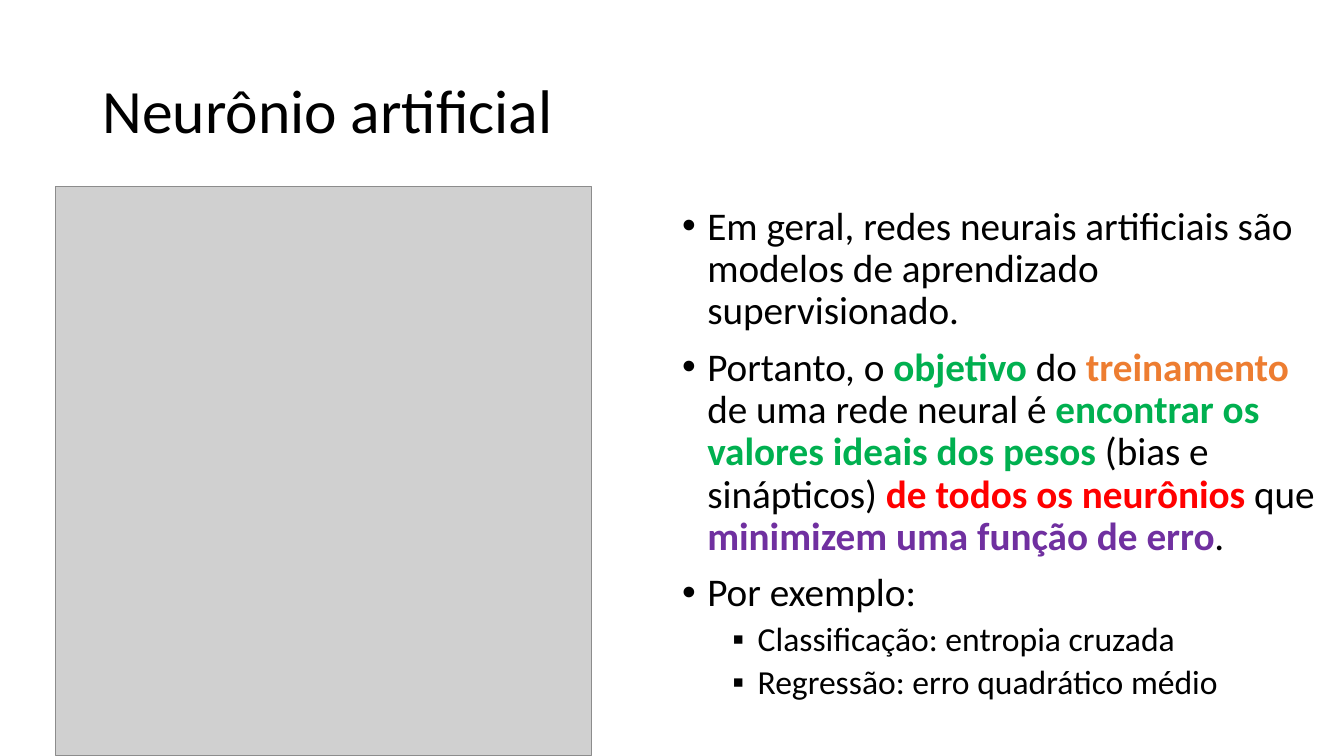
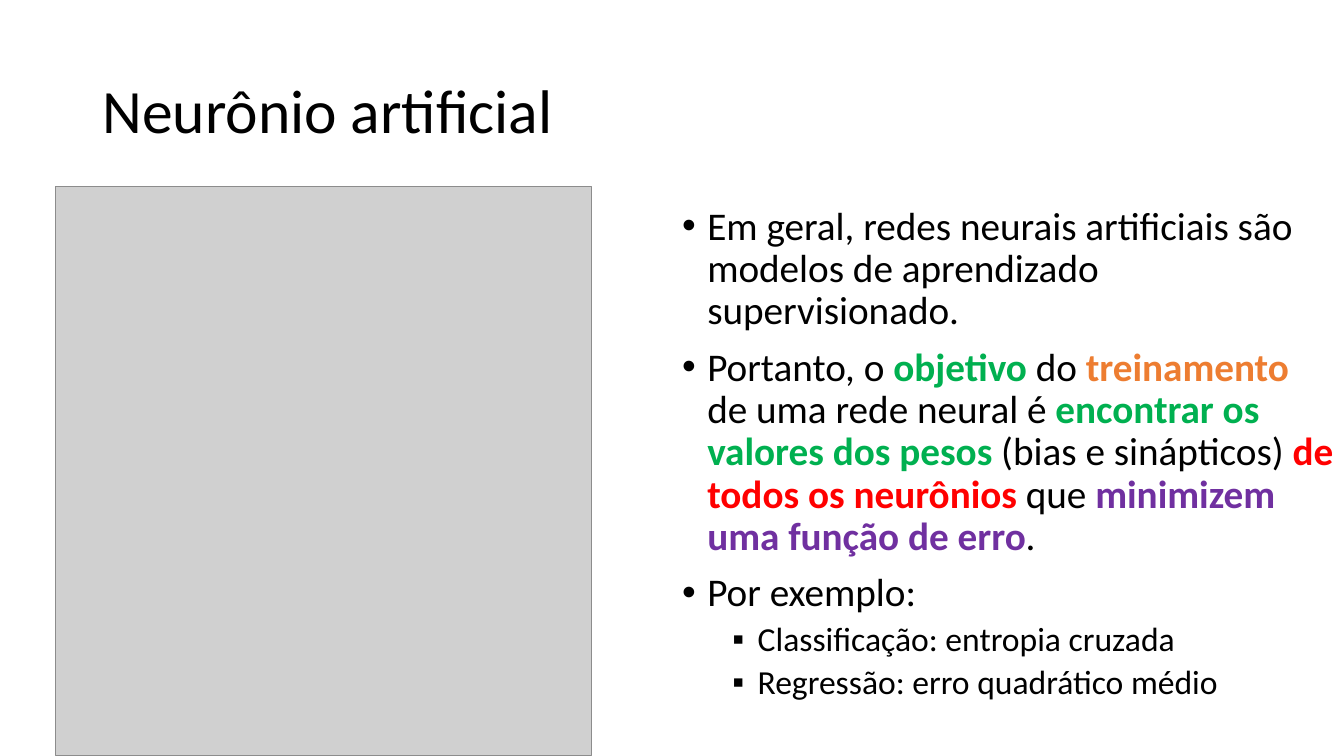
Before and after one commit to zz4fap/c24_inteligencia_artificial, a slide deck: slide 18 of slides/C24_MLP.pptx. Drawn at 1344x756 pixels with LibreOffice and Linux fonts; fonts in the diff are those of the drawing; grey boxes stand for pictures. Boxes give left, top, right and bottom in pixels: in the first picture for what was removed or moved away, otherwise in the second. Text is boxed around its words. In the diff, an @@ line names an element or a change of style, - is before the commit and + after.

```diff
--- a/slides/C24_MLP.pptx
+++ b/slides/C24_MLP.pptx
@@ text at (707, 353, 1334, 557): text changed @@
-• Portanto, o objetivo do treinamento de uma rede neural é encontrar os valores ideais dos pesos (bias e sinápticos) de todos os neurônios que minimizem uma função de erro.
+• Portanto, o objetivo do treinamento de uma rede neural é encontrar os valores dos pesos (bias e sinápticos) de todos os neurônios que minimizem uma função de erro.
```
Also in this commit, not shown: 15 other slides changed, 1 other file.
